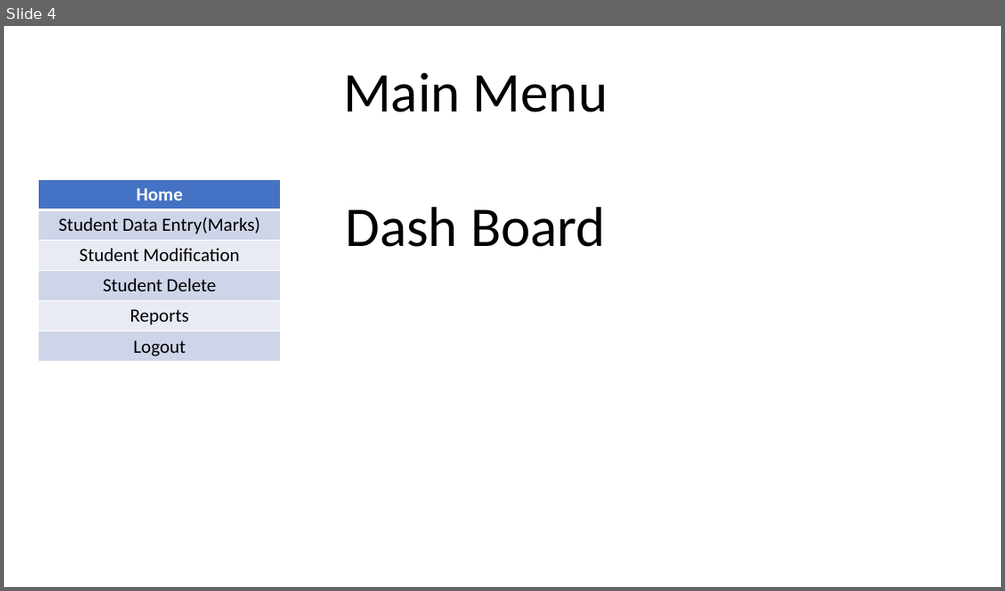
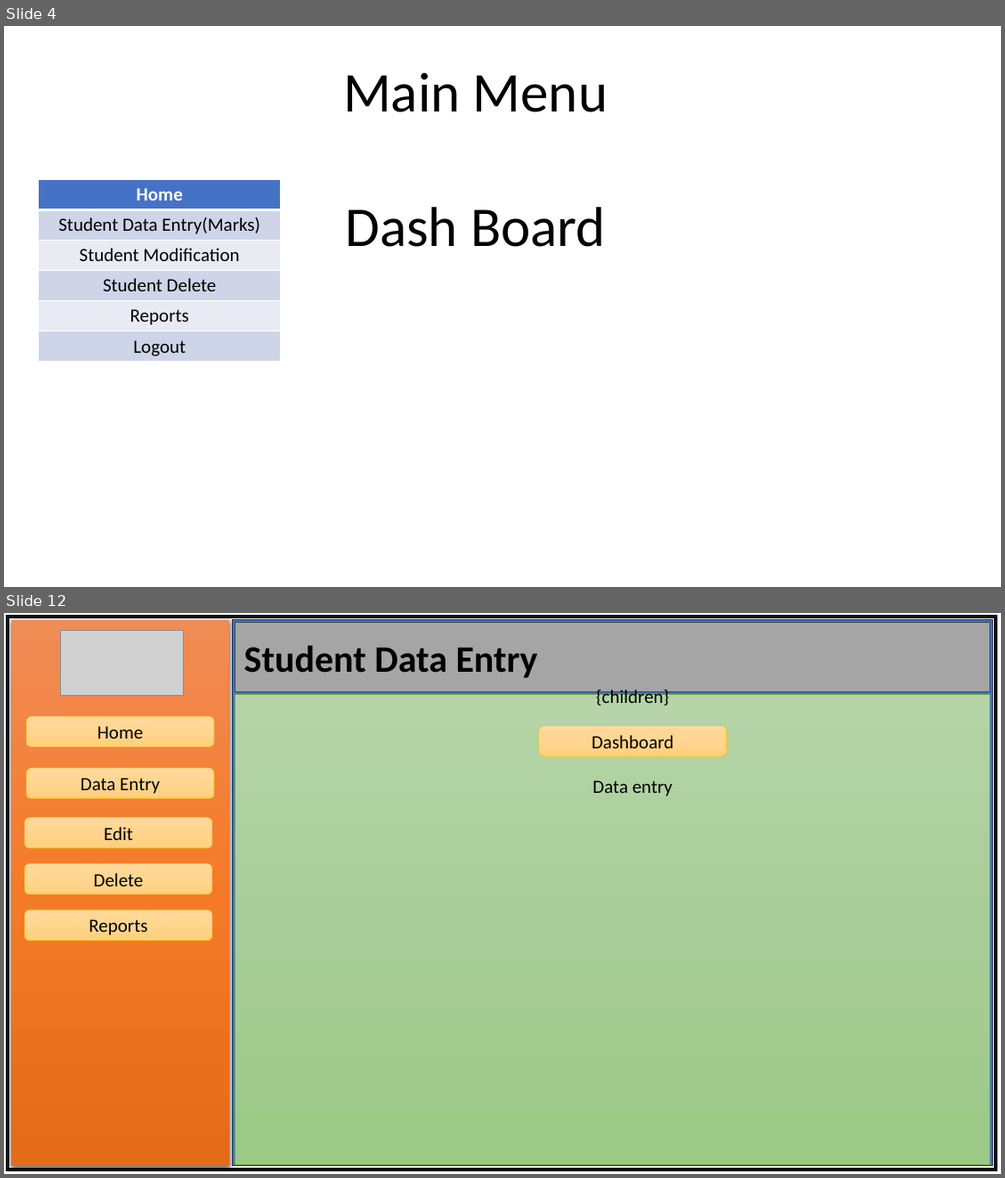
Before and after one commit to phanikumar1666/student_react_project, a slide deck: project.pptx. Shown one above the other, each under a label of ours: slide 4 before the commit, slides 4 and 12 after it; the slides between them are not shown. The pictures are 1005x591 and 1005x1178 pixels, drawn with LibreOffice and Linux fonts; fonts in the diff are those of the drawing; grey boxes stand for pictures. Boxes give left, top, right and bottom in pixels: in the first picture for what was removed or moved away, otherwise in the second. Text is boxed around its words. In the diff, an @@ line names an element or a change of style, - is before the commit and + after.

```diff
--- a/project.pptx
+++ b/project.pptx
@@ slide 12 added at (x1=4, y1=613, x2=1001, y2=1174), background #FFFFFF @@
@@ rectangle added at (x1=8, y1=617, x2=995, y2=1169), fill #F2F2F2, outline #0D0D0D 3 pt @@
@@ rectangle added at (x1=11, y1=620, x2=229, y2=1166), fill gradient #F18C57 to #F67B28 to #E56C19 @@
@@ picture added at (x1=61, y1=631, x2=183, y2=695) @@
@@ rectangle added at (x1=232, y1=620, x2=993, y2=1166), fill #4472C4, outline #1E3256 1 pt @@
@@ rectangle added at (x1=235, y1=623, x2=989, y2=691), fill #A5A5A5, outline #484848 1 pt @@
@@ text added at (x1=244, y1=645, x2=538, y2=678), 36 pt, text #000000, bold @@
+Student Data Entry
@@ rounded rectangle added at (x1=26, y1=716, x2=214, y2=747), fill gradient #FFDB9E to #FFD590 to #FFD07C, outline #FFC000 0.5 pt, 18 pt, text #000000 @@
+Home
@@ rectangle added at (x1=235, y1=695, x2=989, y2=1164), fill gradient #B5D5A7 to #AACE9A to #9CC987, outline #70AD47 0.5 pt @@
@@ rounded rectangle added at (x1=539, y1=726, x2=727, y2=756), fill gradient #FFDB9E to #FFD590 to #FFD07C, outline #FFC000 0.5 pt, 18 pt, text #000000 @@
+{children}
+Dashboard
+Data entry
@@ rounded rectangle added at (x1=26, y1=768, x2=214, y2=798), fill gradient #FFDB9E to #FFD590 to #FFD07C, outline #FFC000 0.5 pt, 18 pt, text #000000 @@
+Data Entry
@@ rounded rectangle added at (x1=25, y1=817, x2=212, y2=848), fill gradient #FFDB9E to #FFD590 to #FFD07C, outline #FFC000 0.5 pt, 18 pt, text #000000 @@
+Edit
@@ rounded rectangle added at (x1=25, y1=863, x2=212, y2=894), fill gradient #FFDB9E to #FFD590 to #FFD07C, outline #FFC000 0.5 pt, 18 pt, text #000000 @@
+Delete
@@ rounded rectangle added at (x1=25, y1=910, x2=212, y2=941), fill gradient #FFDB9E to #FFD590 to #FFD07C, outline #FFC000 0.5 pt, 18 pt, text #000000 @@
+Reports
```
Also in this commit, not shown: 1 slide changed, 10 other slides added, 12 other files.
